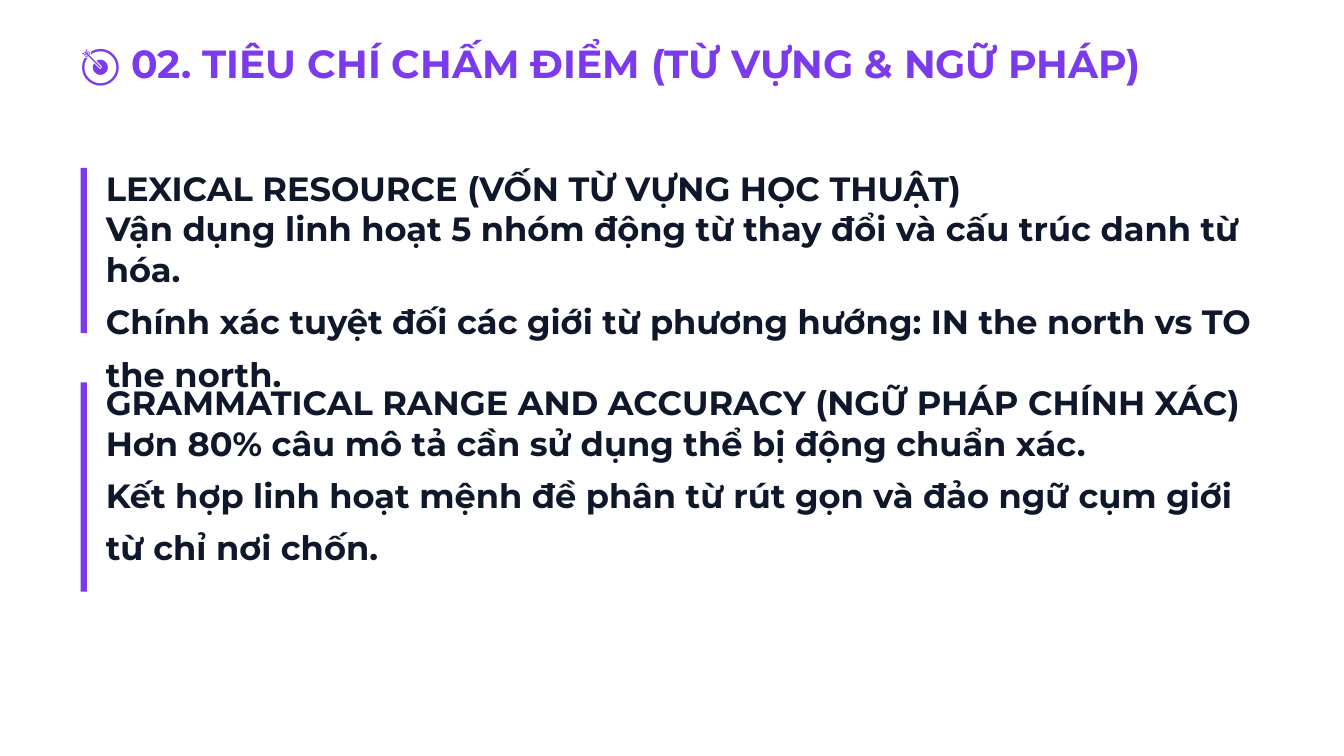
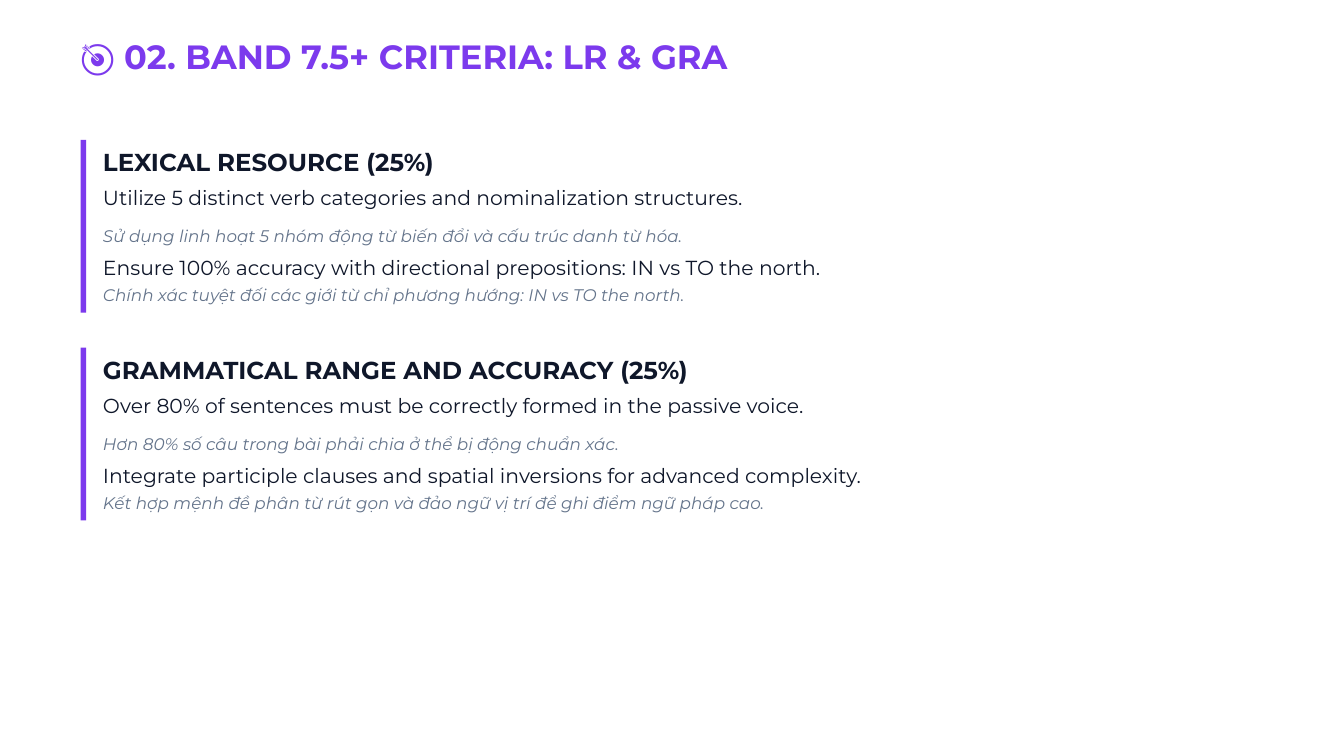
Before and after one commit to snowflake-vibing/KnowledgeLibrary, a slide deck: slide 10 of IELTS/07_YouTube_Studio/01_Slides_Writing_Task1_Map.pptx. Drawn at 1344x756 pixels with LibreOffice and Linux fonts; fonts in the diff are those of the drawing. Boxes give left, top, right and bottom in pixels: in the first picture for what was removed or moved away, otherwise in the second. Text is boxed around its words. In the diff, an @@ line names an element or a change of style, - is before the commit and + after.

```diff
--- a/IELTS/07_YouTube_Studio/01_Slides_Writing_Task1_Map.pptx
+++ b/IELTS/07_YouTube_Studio/01_Slides_Writing_Task1_Map.pptx
@@ text at <box>124,45,727,70</box>: text changed; size 28 to 24 pt @@
-🎯 02. TIÊU CHÍ CHẤM ĐIỂM (TỪ VỰNG & NGỮ PHÁP)
+🎯 02. BAND 7.5+ CRITERIA: LR & GRA
@@ rectangle: place and size @@
-rectangle at <box>81,168,87,334</box>
+rectangle at <box>81,140,87,313</box>
@@ text at <box>103,152,820,305</box>: text changed; size 20 to 14.5 pt; bold off; italic off @@
-LEXICAL RESOURCE (VỐN TỪ VỰNG HỌC THUẬT)
-Vận dụng linh hoạt 5 nhóm động từ thay đổi và cấu trúc danh từ hóa.
-Chính xác tuyệt đối các giới từ phương hướng: IN the north vs TO the north.
+LEXICAL RESOURCE (25%)
+Utilize 5 distinct verb categories and nominalization structures.
+Sử dụng linh hoạt 5 nhóm động từ biến đổi và cấu trúc danh từ hóa.
+Ensure 100% accuracy with directional prepositions: IN vs TO the north.
+Chính xác tuyệt đối các giới từ chỉ phương hướng: IN vs TO the north.
@@ rectangle: place and size @@
-rectangle at <box>81,382,87,592</box>
+rectangle at <box>81,348,87,520</box>
@@ text at <box>103,360,861,513</box>: text changed; size 20 to 14.5 pt; bold off; italic off @@
-GRAMMATICAL RANGE AND ACCURACY (NGỮ PHÁP CHÍNH XÁC)
-Hơn 80% câu mô tả cần sử dụng thể bị động chuẩn xác.
-Kết hợp linh hoạt mệnh đề phân từ rút gọn và đảo ngữ cụm giới từ chỉ nơi chốn.
+GRAMMATICAL RANGE AND ACCURACY (25%)
+Over 80% of sentences must be correctly formed in the passive voice.
+Hơn 80% số câu trong bài phải chia ở thể bị động chuẩn xác.
+Integrate participle clauses and spatial inversions for advanced complexity.
+Kết hợp mệnh đề phân từ rút gọn và đảo ngữ vị trí để ghi điểm ngữ pháp cao.
```
Also in this commit, not shown: 29 other slides changed, 11 slides added, 11 slides removed, 8 other files.
